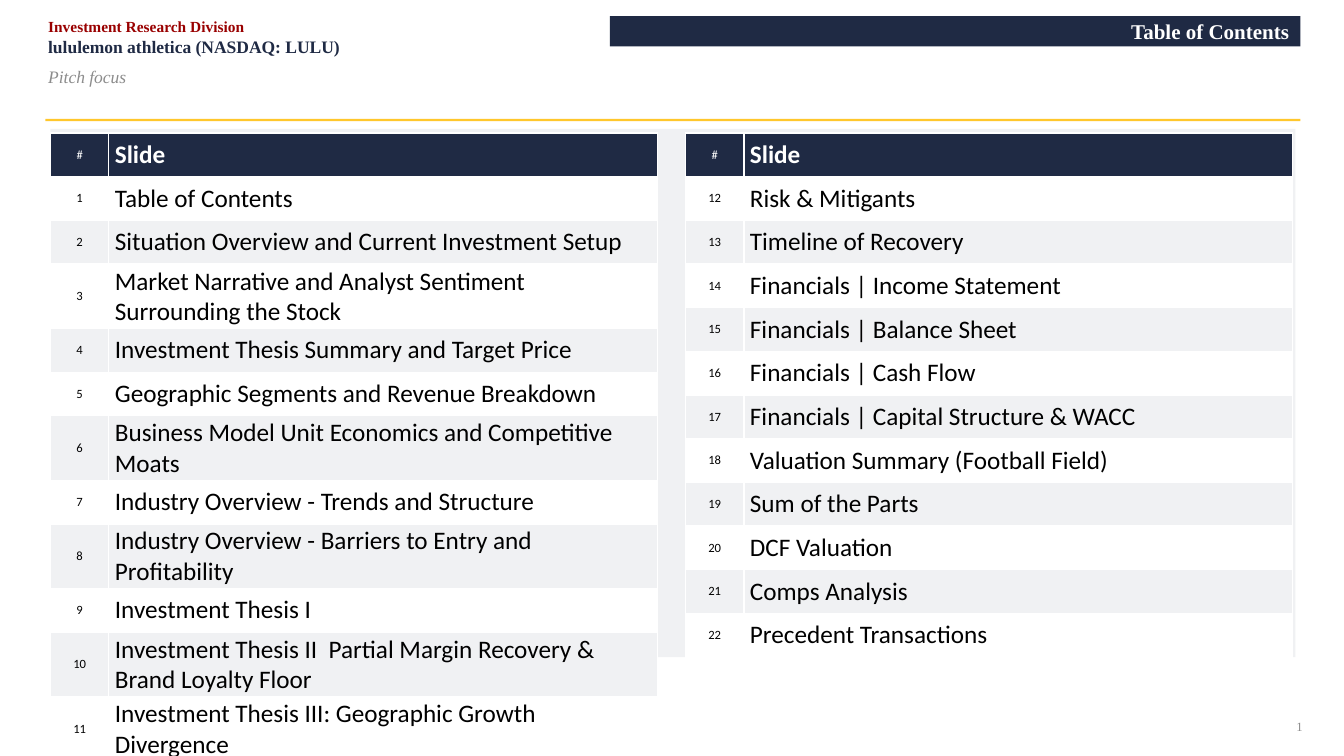
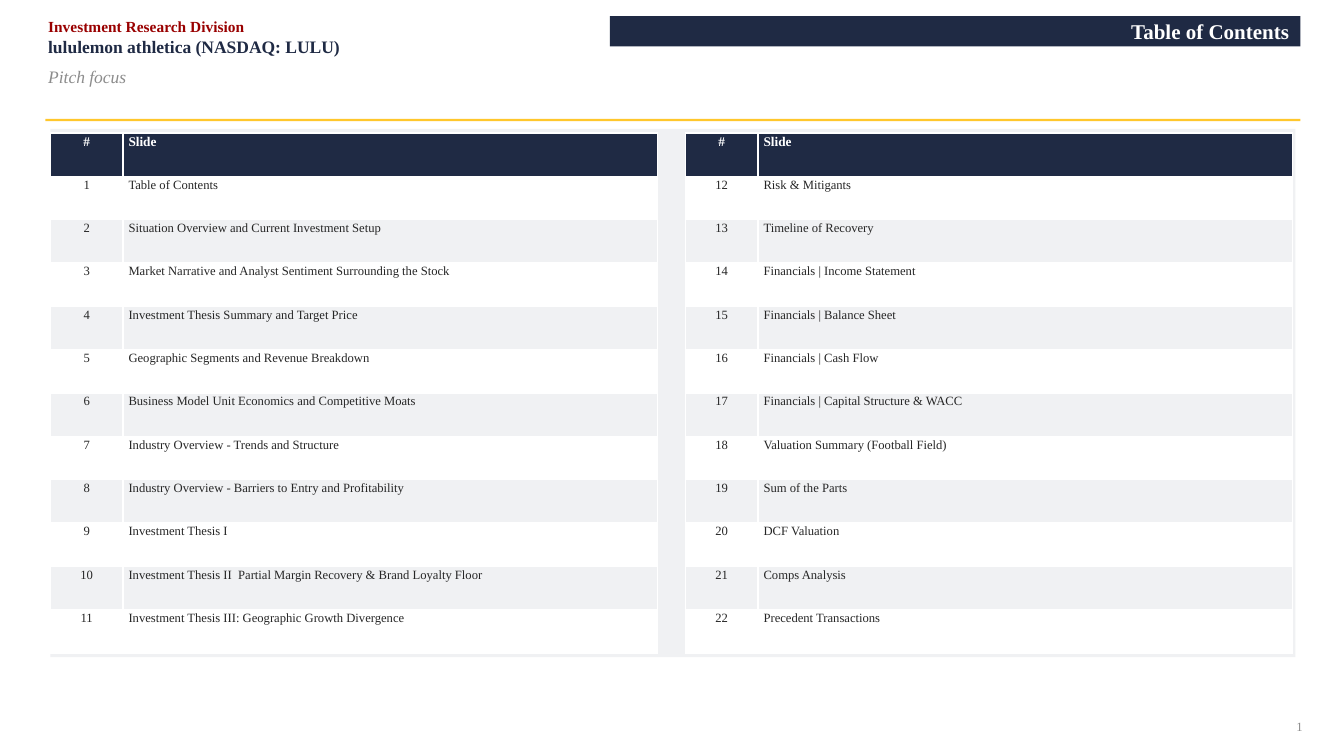
Before and after one commit to vengeanceaiUSC/RM, a slide deck: slide 1 of LULU/LULU_Investment_Pitch_Deck.pptx. Drawn at 1344x756 pixels with LibreOffice and Linux fonts; fonts in the diff are those of the drawing. Boxes give left, top, right and bottom in pixels: in the first picture for what was removed or moved away, otherwise in the second. Text is boxed around its words. In the diff, an @@ line names an element or a change of style, - is before the commit and + after.

```diff
--- a/LULU/LULU_Investment_Pitch_Deck.pptx
+++ b/LULU/LULU_Investment_Pitch_Deck.pptx
@@ table at bbox=[50, 133, 657, 653] @@
@@ size 9 to 9.5 pt, bold on in "#" @@
@@ font Calibri to Times New Roman, text colour #000000 to #262626, size 18 to 9 pt @@
@@ size 18 to 9.5 pt in "Slide" @@
@@ table at bbox=[686, 133, 1293, 653] @@
@@ size 9 to 9.5 pt, bold on in "#" @@
@@ font Calibri to Times New Roman, text colour #000000 to #262626 @@
@@ size 18 to 9.5 pt in "Slide" @@
@@ size 18 to 9 pt in "Risk & Mitigants", "Timeline of Recovery", "Financials | Income Statement", "Financials | Balance Sheet" and 7 more places @@
```
Also in this commit, not shown: 8 other slides changed, 3 other files.
